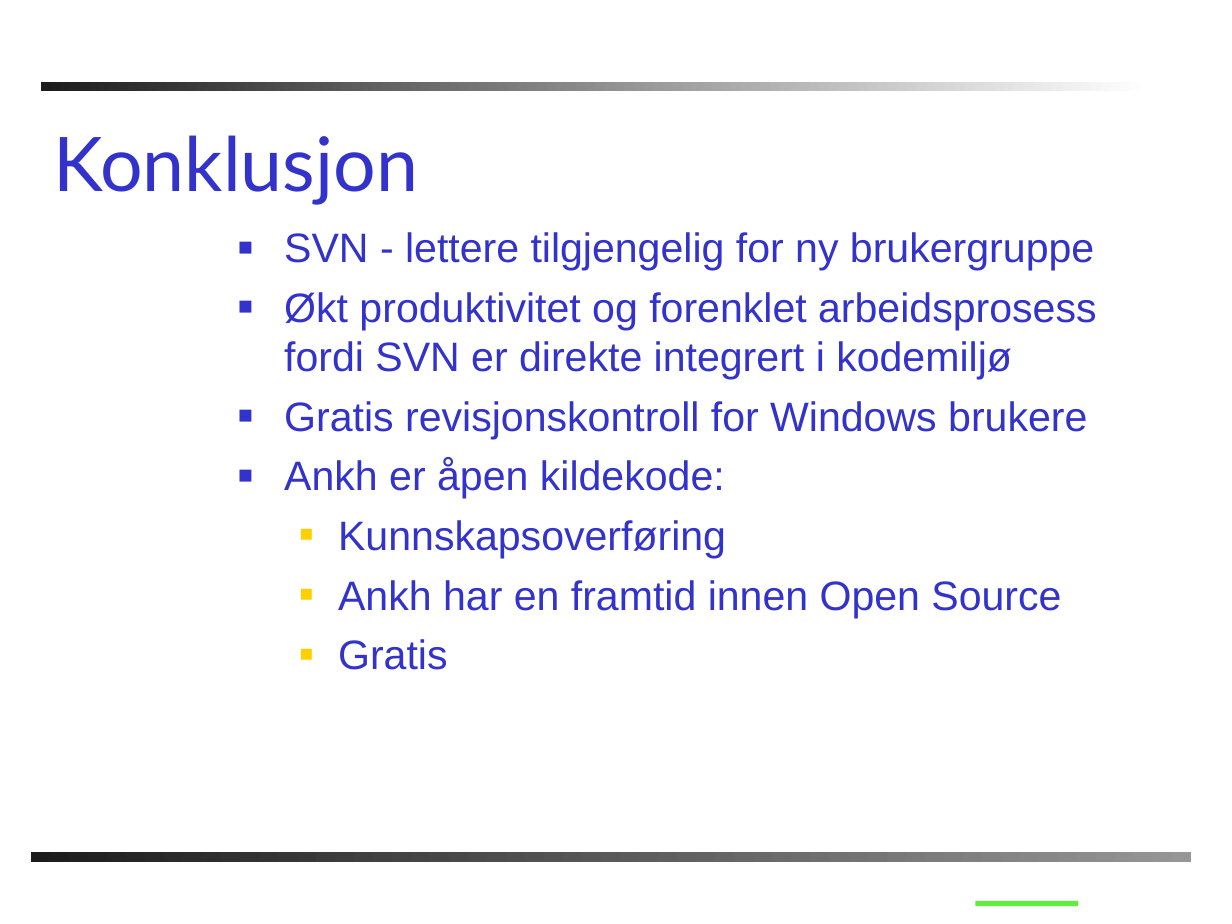
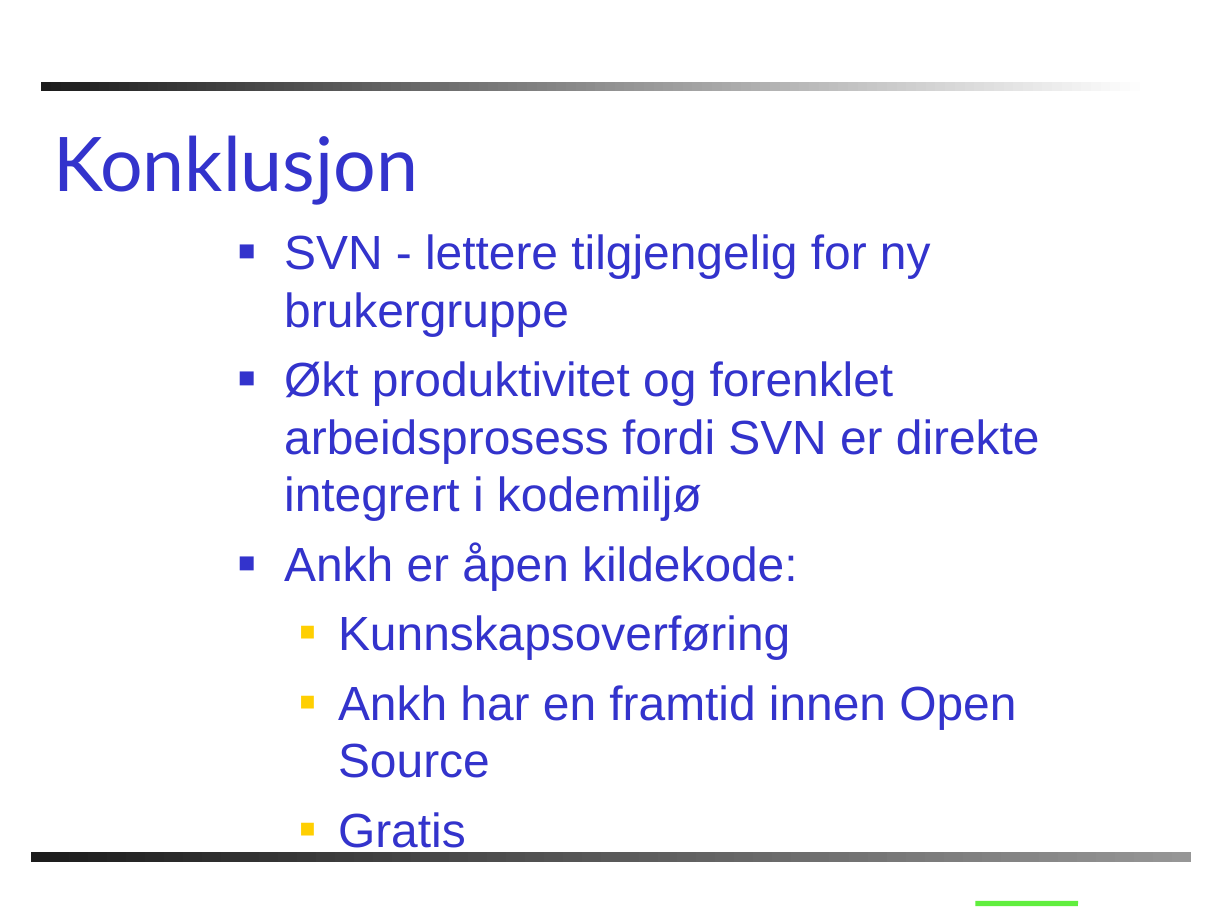
Before and after one commit to chucker/AnkhSVN, a slide deck: slide 24 of doc/powerpoint/Subversion_addin_for_VS.NET.ppt. Drawn at 1232x924 pixels with LibreOffice and Linux fonts; fonts in the diff are those of the drawing; background and template pictures are left out. Boxes give left, top, right and bottom in pixels: in the first picture for what was removed or moved away, otherwise in the second. Text is boxed around its words. In the diff, an @@ line names an element or a change of style, - is before the commit and + after.

```diff
--- a/doc/powerpoint/Subversion_addin_for_VS.NET.ppt
+++ b/doc/powerpoint/Subversion_addin_for_VS.NET.ppt
@@ text "SVN - lettere tilgjengelig for ..." at (284,234,1040,856): size 24 to 28 pt; more space between paragraphs @@
@@ text at (284,401,1087,439): paragraph removed @@
-■ Gratis revisjonskontroll for Windows brukere
```
Also in this commit, not shown: 1 other slide changed, 2 slides added, 1 slide removed, 1 other file.
